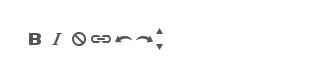
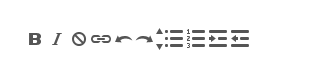
Layer changes from the first 310 × 74 image to the second:
added layer "Shape 8 copy" above "Shape 8" over (x1=231, y1=30, x2=249, y2=47)
added layer "Shape 8" above "Shape 7 copy" over (x1=209, y1=30, x2=227, y2=47)
added layer "Shape 7 copy" above "Shape 7" over (x1=187, y1=29, x2=205, y2=48)
added layer "Shape 7" above "Shape 2 copy" over (x1=165, y1=30, x2=183, y2=47)
painted on "Shape 6" over (x1=75, y1=36, x2=85, y2=44)
